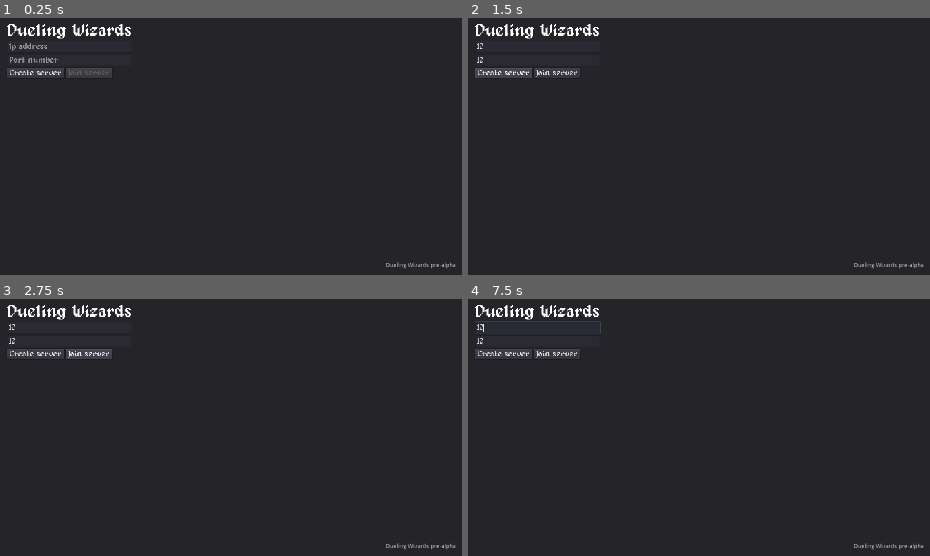
Above: before the commit, frames 1-4 (two rows, left to right).
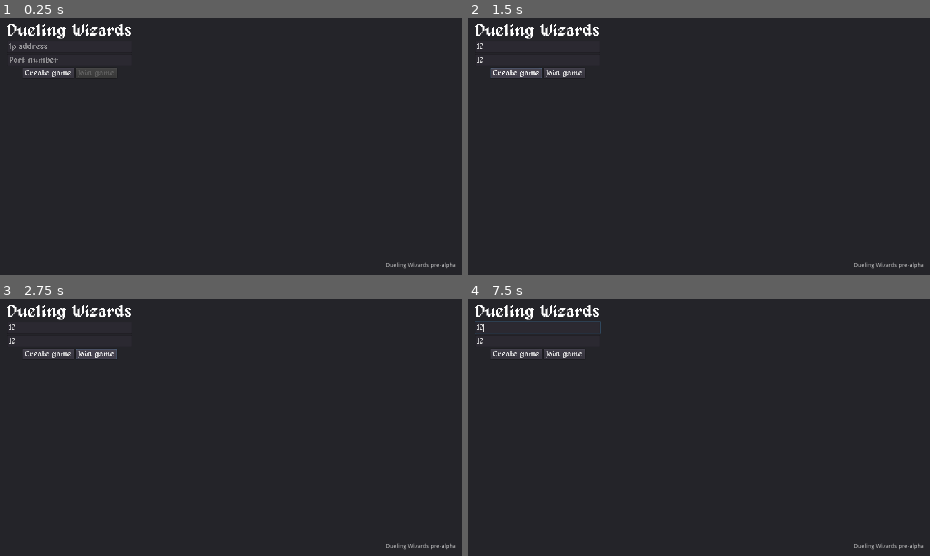
Above: after the commit, the same moments.

Repository: douwest/wizards
Game: Godot game, scene res://Network/Scenes/MainMenu.tscn
Same seed, same stepped clock (60 frames per second), same inputs: the game is played once before the commit and once after it.
Inputs (mouse positions are in pixels of both pictures, inside the frame that each line leads up to):
- Up to frame 1 (0.25 s): no input
- Up to frame 2 (1.5 s): click (537, 46) at 0.52 s; type "12" at 0.6 s; click (537, 59) at 0.75 s; type "12" at 0.83 s; click "Create server" (after the commit: "Create game") at 1.25 s
- Up to frame 3 (2.75 s): click "Join server" (after the commit: "Join game") at 2 s
- Up to frame 4 (7.5 s): move the mouse to (712, 309) at 2.77 s; hold S (crouch) 2.78-3.53 s; hold D (move_right) 2.78-4.28 s; move the mouse to (outside the picture) at 3.52 s; tap W (extend) at 3.6, 6.6 s; move the mouse to (outside the picture) at 4.27 s; press the mouse at (outside the picture) at 4.28 s; hold A (move_left) 4.28-5.03 s; move the mouse to (495, 422) at 5.02 s; release the mouse at (495, 422) at 5.03 s; hold D (move_right) 5.03-6.53 s; right-click (495, 422) at 5.1 s; move the mouse to (777, 399) at 5.77 s; hold S (crouch) 5.78-6.53 s; move the mouse to (outside the picture) at 6.52 s; hold A (move_left) 6.53-7.28 s; move the mouse to (578, 332) at 7.27 s; press the mouse at (578, 332) at 7.28 s; hold D (move_right) from 7.28 s (still down)

The runs differ from the first frame. In frame 1, 0.3% of the frame differs, in the area x 1-26%, y 19-24%; in frame 2, 0.4%; in frame 3, 0.4%; in frame 4, 0.4%.

Commit message:
aligned in center

Diff:
--- a/Characters/Scripts/Character/Character.gd
+++ b/Characters/Scripts/Character/Character.gd
@@ -142,10 +142,10 @@
 		return State.IDLE
 
 
-func get_cast_height(posture) -> int:
-	if posture == Posture.LOW:
+func get_cast_height(p) -> int:
+	if p == Posture.LOW:
 		return -8
-	elif posture == Posture.MEDIUM:
+	elif p == Posture.MEDIUM:
 		return -24
 	else:
 		return -40
@@ -157,10 +157,10 @@
 		-1 if is_on_floor() and Input.is_action_just_pressed("jump") else 0
 	)
 
-func get_posture_suffix(posture) -> String:
-	if posture == Posture.HIGH:
+func get_posture_suffix(p) -> String:
+	if p == Posture.HIGH:
 		return 'high'
-	elif posture == Posture.MEDIUM:
+	elif p == Posture.MEDIUM:
 		return 'mid'
 	else:
 		return 'low'
--- a/Network/Scenes/MainMenu.tscn
+++ b/Network/Scenes/MainMenu.tscn
@@ -73,23 +73,25 @@
 margin_top = 108.0
 margin_right = 301.0
 margin_bottom = 133.0
+alignment = 1
 
 [node name="Create" type="Button" parent="Panel/VBoxContainer/HBoxContainer"]
-margin_right = 137.0
+margin_left = 37.0
+margin_right = 161.0
 margin_bottom = 25.0
 custom_fonts/font = ExtResource( 2 )
-text = "Create server"
+text = "Create game"
 __meta__ = {
 "_edit_use_anchors_": false
 }
 
 [node name="Join" type="Button" parent="Panel/VBoxContainer/HBoxContainer"]
-margin_left = 141.0
-margin_right = 253.0
+margin_left = 165.0
+margin_right = 264.0
 margin_bottom = 25.0
 custom_fonts/font = ExtResource( 2 )
 disabled = true
-text = "Join server"
+text = "Join game"
 __meta__ = {
 "_edit_use_anchors_": false
 }
Not shown, changed: Wizards.pck
